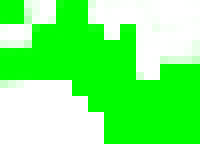
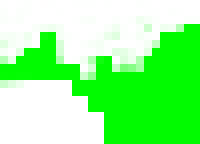
Layer changes from the first 200×144 image to the second:
renamed "Shield 4" to "Shield4", painted on it over [left=0, top=0, right=200, bottom=80]
